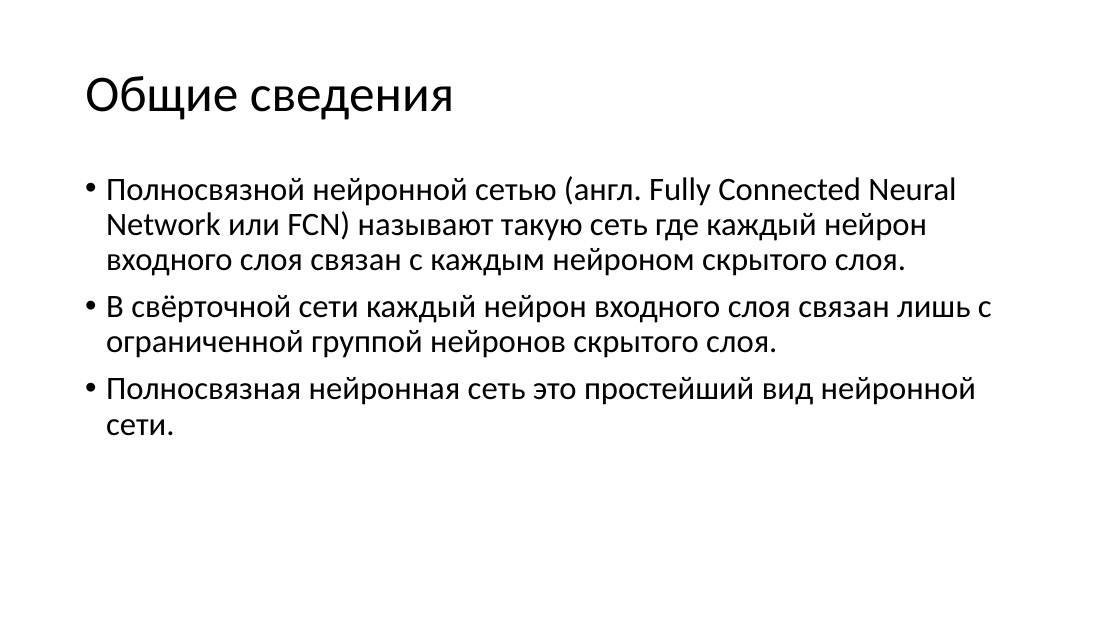
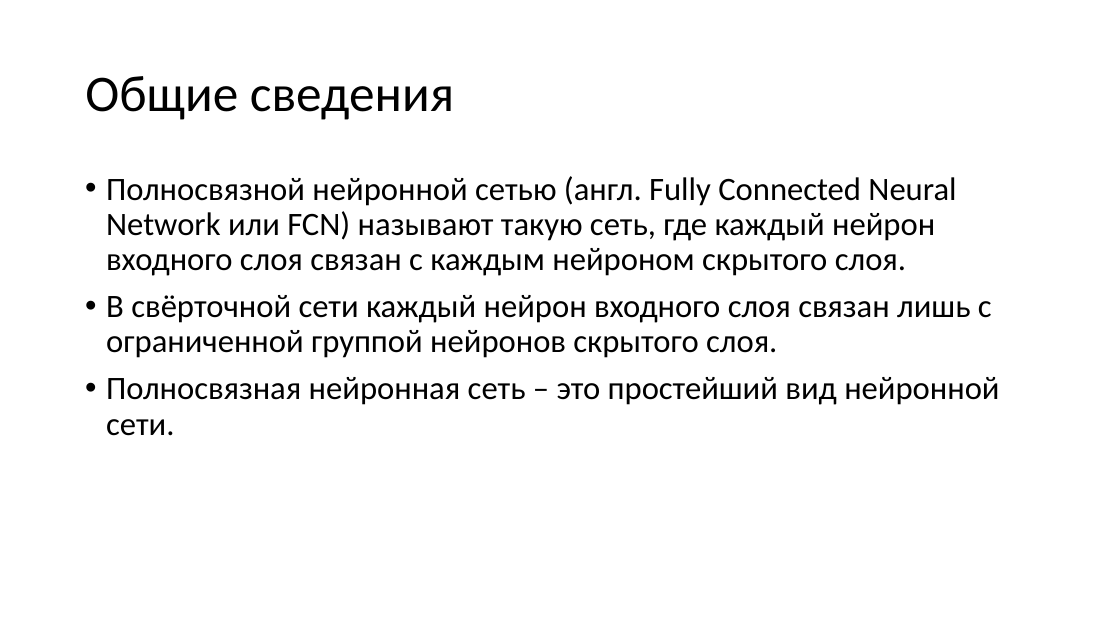
Before and after one commit to sven4500/masters-diploma, a slide deck: slide 2 of Презентация/Пезентация.ppt. Drawn at 1120x630 pixels with LibreOffice and Linux fonts; fonts in the diff are those of the drawing. Boxes give left, top, right and bottom in pixels: in the first picture for what was removed or moved away, otherwise in the second. Text is boxed around its words. In the diff, an @@ line names an element or a change of style, - is before the commit and + after.

```diff
--- a/Презентация/Пезентация.ppt
+++ b/Презентация/Пезентация.ppt
@@ text at bbox=[106, 176, 956, 276]: text changed @@
-• Полносвязной нейронной сетью (англ. Fully Connected Neural Network или FCN) называют такую сеть где каждый нейрон входного слоя связан с каждым нейроном скрытого слоя.
+• Полносвязной нейронной сетью (англ. Fully Connected Neural Network или FCN) называют такую сеть, где каждый нейрон входного слоя связан с каждым нейроном скрытого слоя.
@@ text at bbox=[106, 377, 999, 436]: text changed @@
-• Полносвязная нейронная сеть это простейший вид нейронной сети.
+• Полносвязная нейронная сеть – это простейший вид нейронной сети.
```
Also in this commit, not shown: 8 other slides changed, 2 slides added, 1 slide removed.
